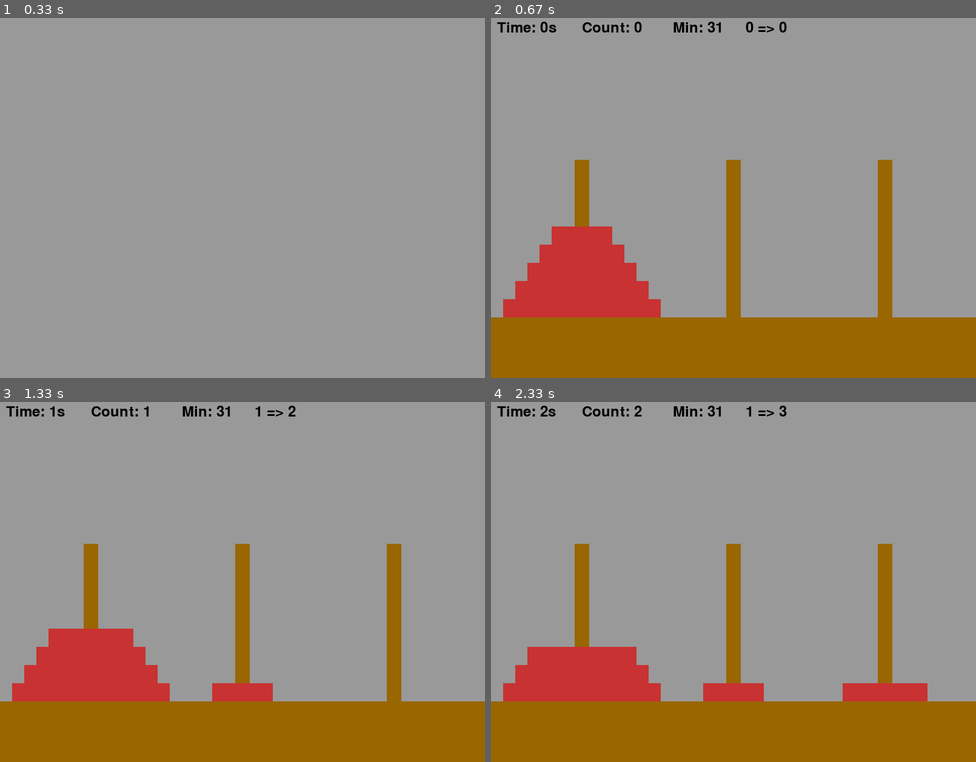
Above: before the commit, frames 1-4 (two rows, left to right).
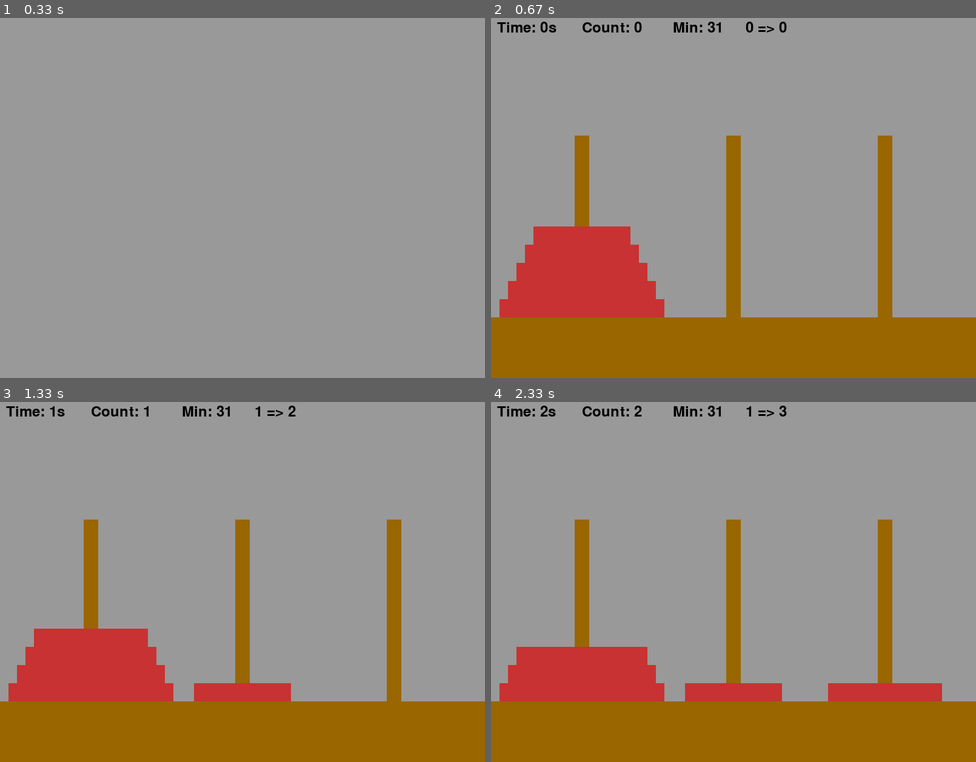
Above: after the commit, the same moments.

Repository: dhrjsfud0522/pygame
Game: pygame game, started from Tower_of_Hanoi.py
Same seed, same stepped clock (60 frames per second), same inputs: the game is played once before the commit and once after it.
Inputs (mouse positions are in pixels of both pictures, inside the frame that each line leads up to):
- Up to frame 1 (0.33 s): no input
- Up to frame 2 (0.67 s): tap Space at 0.33 s
- Up to frame 3 (1.33 s): click (126, 582) at 0.72 s; click (315, 452) at 1.05 s
- Up to frame 4 (2.33 s): click (607, 445) at 1.38 s; click (917, 718) at 2.22 s

Frame 1 is identical in both runs. In frame 2, 1.7% of the frame differs, in the area x 1-83%, y 32-84%; in frame 3, 1.7%; in frame 4, 1.7%.

Commit message:
개수 바꾸기 완료

Diff:
--- a/Tower_of_Hanoi.py
+++ b/Tower_of_Hanoi.py
@@ -32,7 +32,7 @@
     def __init__(self):
         pass
     def create(self, screen, n, x, y, color):
-        pygame.draw.rect(screen, color, [(250 * n) - 250 + (20 * x), 500 - (30 * y), 300 - (40 * x), 30], 0)
+        pygame.draw.rect(screen, color, [(250 * n) - 250 + (14 * x), 500 - (30 * y), 300 - (28 * x), 30], 0)
     def draw(self, list, screen, n):
         s = 1
         for i in list:
@@ -78,7 +78,7 @@
 time = 0
 end = 0
 
-def game(s1, s2,s3):
+def game(s1, s2, s3, s_c):
     global step
     global choise
     global change
@@ -94,9 +94,9 @@
             screen.fill(BACKGROUND)
             ring = Ring()
             pygame.draw.rect(screen, BASE, [0, 500, 800, 600], 0)
-            pygame.draw.rect(screen, BASE, [138, 240, 24, 300], 0)
-            pygame.draw.rect(screen, BASE, [388, 240, 24, 300], 0)
-            pygame.draw.rect(screen, BASE, [638, 240, 24, 300], 0)
+            pygame.draw.rect(screen, BASE, [138, 200, 24, 300], 0)
+            pygame.draw.rect(screen, BASE, [388, 200, 24, 300], 0)
+            pygame.draw.rect(screen, BASE, [638, 200, 24, 300], 0)
             ring.draw(s1, screen, 1)
             ring.draw(s2, screen, 2)
             ring.draw(s3, screen, 3)
@@ -133,7 +133,7 @@
                 screen.blit(effect_image, (pygame.mouse.get_pos()[0] - size, pygame.mouse.get_pos()[1] - size))
                 effect = 0
 
-            if s3 == [1, 2, 3, 4, 5]:
+            if s3 == s_c:
                 end = 1
 
             time = (pygame.time.get_ticks()) // 1000 - time_m
@@ -204,9 +204,13 @@
                     m = 7
                 elif event.key == pygame.K_7:
                     m = 8
+                elif event.key == pygame.K_8:
+                    m = 9
+                elif event.key == pygame.K_9:
+                    m = 10
                 elif event.key == pygame.K_SPACE:
                     r = False
-                    game(s1, s2, s3)
+                    game(s1, s2, s3, s1)
         if not r:
             break
 
